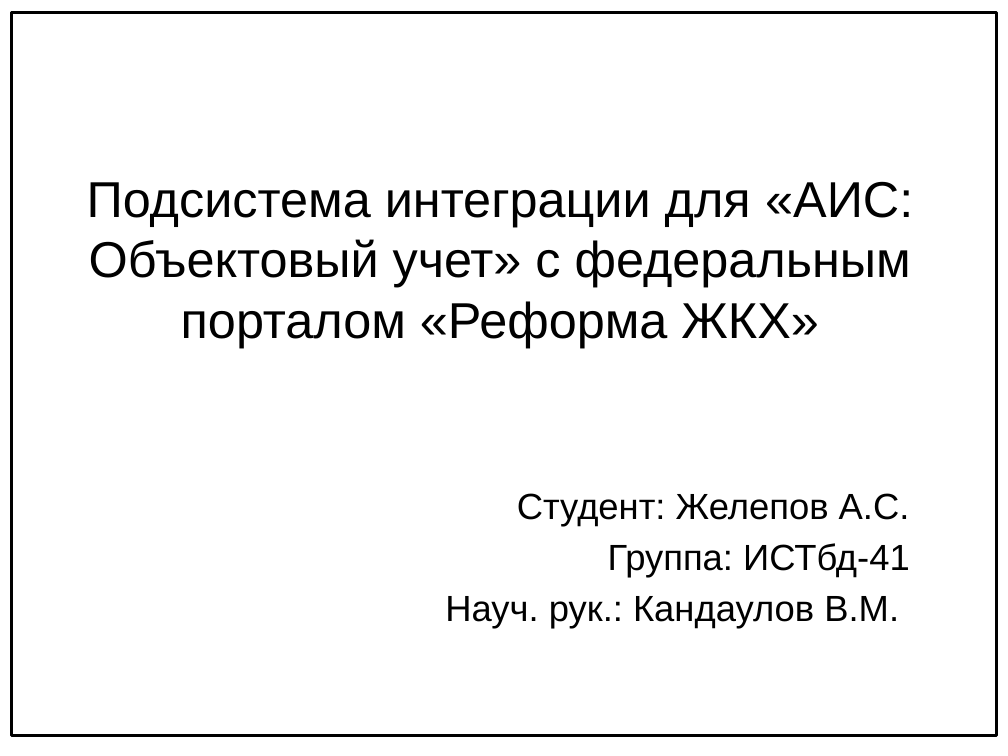
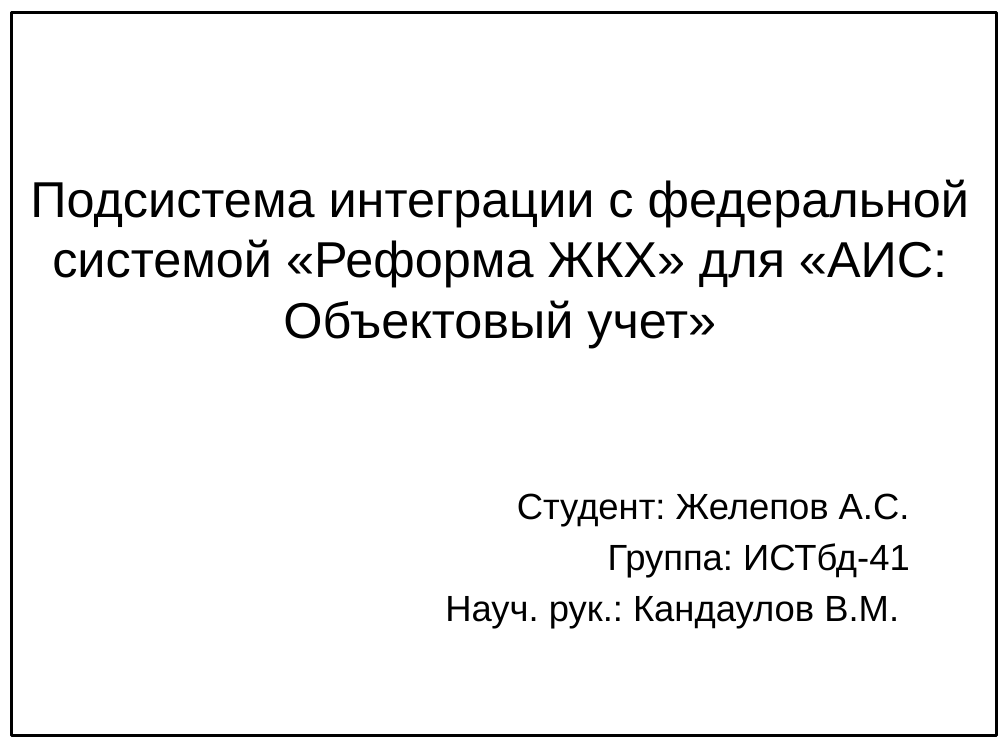
Before and after one commit to Alexeyyy/Diploma_doc, a slide deck: slide 1 of Презентация/Боевая/Раздатка.pptx. Drawn at 1008x756 pixels with LibreOffice and Linux fonts; fonts in the diff are those of the drawing. Boxes give left, top, right and bottom in pixels: in the first picture for what was removed or moved away, otherwise in the second. Text is boxed around its words. In the diff, an @@ line names an element or a change of style, - is before the commit and + after.

```diff
--- a/Презентация/Боевая/Раздатка.pptx
+++ b/Презентация/Боевая/Раздатка.pptx
@@ title at [30, 179, 969, 347]: text changed @@
-Подсистема интеграции для «АИС: Объектовый учет» с федеральным порталом «Реформа ЖКХ»
+Подсистема интеграции с федеральной системой «Реформа ЖКХ» для «АИС: Объектовый учет»
```
Also in this commit, not shown: 3 other files.
